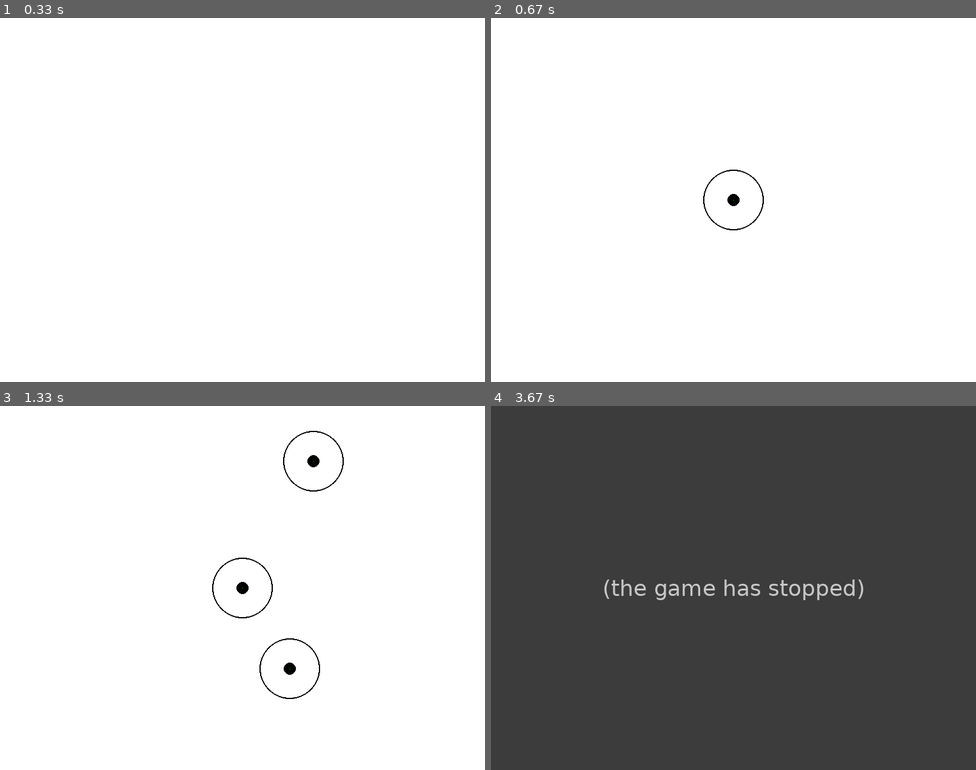
Above: before the commit, frames 1-4 (two rows, left to right).
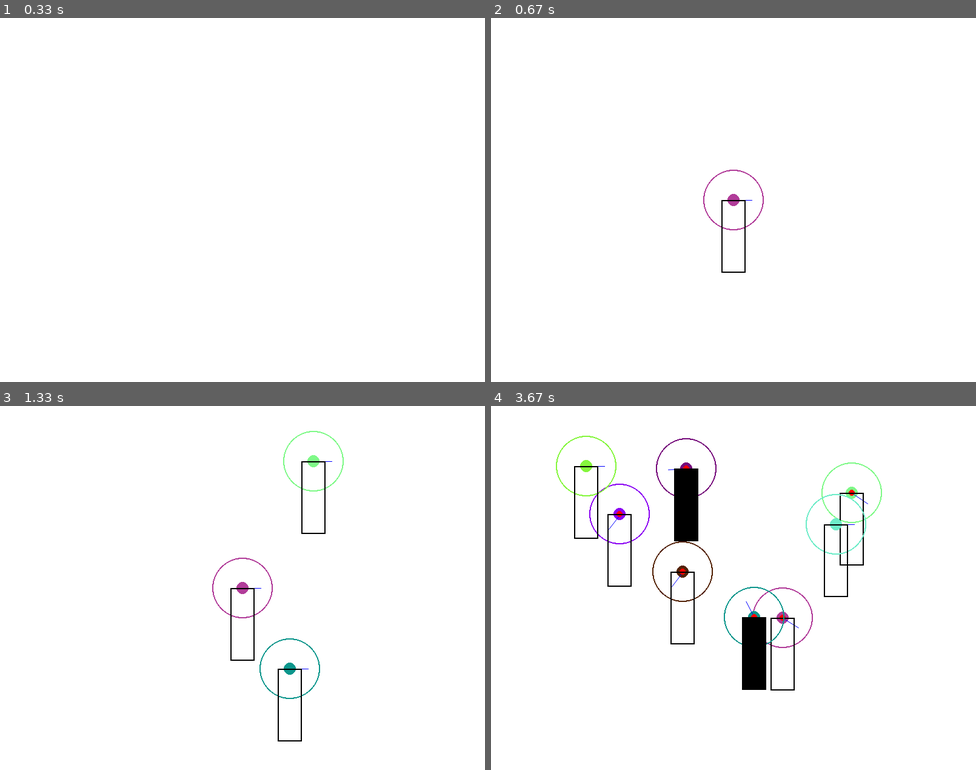
Above: after the commit, the same moments.

Repository: alexhaislip/CVSatelliteSwarm
Game: pygame game, started from simulations/pygame_swarm/simulation.py
Same seed, same stepped clock (60 frames per second), same inputs: the game is played once before the commit and once after it.
Inputs (mouse positions are in pixels of both pictures, inside the frame that each line leads up to):
- Up to frame 1 (0.33 s): no input
- Up to frame 2 (0.67 s): click (733, 200) at 0.38 s
- Up to frame 3 (1.33 s): click (291, 668) at 0.72 s; hold R from 1 s (still down); click (315, 460) at 1.08 s
- Up to frame 4 (3.67 s): release R at 1.47 s; click (743, 464) at 1.58 s; click (718, 526) at 2.05 s; click (655, 467) at 2.38 s; right-click (578, 624) at 2.72 s; click (835, 522) at 3.05 s; click (588, 464) at 3.38 s

Frame 1 is identical in both runs. In frame 2, 0.3% of the frame differs, in the area x 43-57%, y 41-70%; in frame 3, 0.9%; in frame 4, 100%, in the area x 0-100%, y 0-100%.
Error before the commit: NameError: name 'reduce' is not defined (simulation.py line 64); the game stopped at 3.4 s (later frames are placeholders)

Commit message:
added collision detection

Diff:
--- a/simulations/pygame_swarm/simulation.py
+++ b/simulations/pygame_swarm/simulation.py
@@ -9,6 +9,7 @@
 import random
 from vec2d import Vec2d
 import math
+from copy import deepcopy, copy
 
 Coordinate = Vec2d
 
@@ -18,14 +19,39 @@
 
     def __init__(self):
         self.position = Vec2d((0,0))
-        self.direction = 0
+        self.direction = Vec2d((1,0))
+        self.speed = 0
 
         self.target = None
+        self.avoid_radius = 50
+
+        self.collision = False
+
+        random.seed(id(self))
+        self.color = (random.randrange(0,255), random.randrange(0,255), random.randrange(0,255))
 
         #DEBUG:
         self.mean_direction = Vec2d((0,0))
-
-        self.avoid_radius = 50
+        self.first = False
+
+
+    def transform_to_local(self, robot):
+        position = copy(robot.position)
+        direction = copy(robot.direction)
+
+        rel_position = position - self.position
+
+        angle = math.radians(self.direction.get_angle()-90)
+
+        position.x = (math.cos(-angle) * rel_position.x -
+            math.sin(-angle) * rel_position.y)
+        position.y = (math.sin(-angle) * rel_position.x +
+            math.cos(-angle) * rel_position.y)
+
+        robot2 = copy(robot)
+        robot2.position = position
+
+        return robot2
 
     def set_target(self, coords):
         if coords == None:
@@ -40,6 +66,7 @@
         movement = Vec2d(0,0)
 
         if self.target is not None:
+            self.speed = 1
             if self.position.get_distance(self.target) < 10:
                 self.seek_target = False
                 self.avoid_radius = 20
@@ -50,6 +77,15 @@
                 self.direction = (self.target - self.position).normalized()
 
         robots = filter(lambda x: id(x) != id(self), global_robots)
+        self.local_robots = map(self.transform_to_local, robots)
+
+        for i in self.local_robots:
+            if -20 < i.position.x < 20 and 0 < i.position.y < 120:
+                self.collision = True
+            if self.first:
+                key = pygame.key.get_pressed()
+                if key[pygame.K_r]:
+                    print(i.position)
 
         near_robots = filter(lambda x: self.position.get_distance(x.position) < min(
             self.avoid_radius, x.avoid_radius), robots)
@@ -58,7 +94,8 @@
 
         if len(near_robots) > 0:
             #Average position of near_robots
-            weighted_direction = map(lambda x: self.position.get_distance(x) * x * 0.0001,
+            weighted_direction = map(
+                    lambda x: self.position.get_distance(x) * x * 0.0001,
                     near_robots)
 
             mean_direction = reduce(Vec2d.mean, weighted_direction)
@@ -72,20 +109,34 @@
         else:
             self.mean_direction = Vec2d(0,0)
 
-        movement += self.direction
+        movement += self.direction * self.speed
         self.position += time * movement * 0.1
 
     def draw(self, surface):
-        xpos = int(self.position.x - 0)
-        ypos = int(self.position.y - 0)
-
-        pygame.draw.circle(surface, (0, 0, 0), (xpos,ypos), 10, 0)
-        pygame.draw.circle(surface, (0, 0, 0), (xpos,ypos), self.avoid_radius, 2)
+        xpos = int(self.position.x)
+        ypos = int(self.position.y)
+
+        pygame.draw.circle(surface, self.color, (xpos,ypos), 10, 0)
+        pygame.draw.circle(surface, self.color, (xpos,ypos), self.avoid_radius, 2)
         pygame.draw.aaline(surface, (0,0,255), self.position, self.position+(self.direction*30), 10)
         pygame.draw.aaline(surface, (0,255,0), self.position, self.position-(self.mean_direction*30), 10)
 
         if self.target is not None:
             pygame.draw.circle(surface, (255,0,0), (xpos,ypos), 5, 0)
+
+        if True:
+            # Show Collision Area
+            if not self.collision:
+                pygame.draw.rect(surface, (0,0,0), (xpos-20, ypos, 40, 120), 2)
+            else:
+                pygame.draw.rect(surface, (0,0,0), (xpos-20, ypos, 40, 120), 0)
+
+        if True:
+            # Show local space dots
+            for i in self.local_robots:
+                lxpos = int(i.position.x + self.position.x)
+                lypos = int(i.position.y + self.position.y)
+                pygame.draw.circle(surface, self.color, (lxpos, lypos), 3, 0)
 
 class App:
     def __init__(self):
@@ -111,6 +162,8 @@
                 rob.position = Coordinate(*pygame.mouse.get_pos())
 
                 mag = 2
+                if len(self.robots) == 0:
+                    rob.first = True
 
                 self.robots.append(rob)
 
@@ -152,3 +205,9 @@
 if __name__ == "__main__":
     app = App()
     app.on_execute()
+
+r1 = Robot()
+r1.position = Vec2d((10,15))
+
+t1 = Robot()
+t1.position = Vec2d((20,15))
--- a/simulations/pygame_swarm/vec2d.py
+++ b/simulations/pygame_swarm/vec2d.py
@@ -345,6 +345,6 @@
         return cls((math.cos(angle), math.cos(angle)))
 
     @classmethod
-    def from_angle_rad(cls, angle):
+    def from_angle_deg(cls, angle):
         """returns a vector representing a normalized angle"""
         return cls.from_angle_rad(math.radians(angle))
